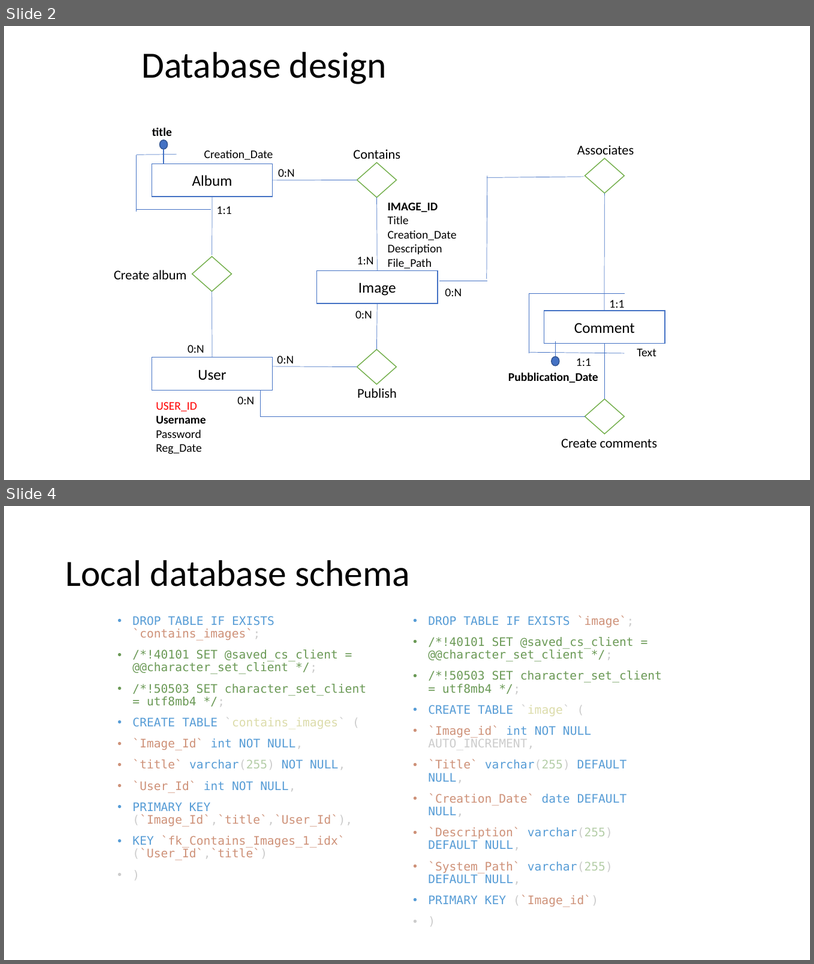
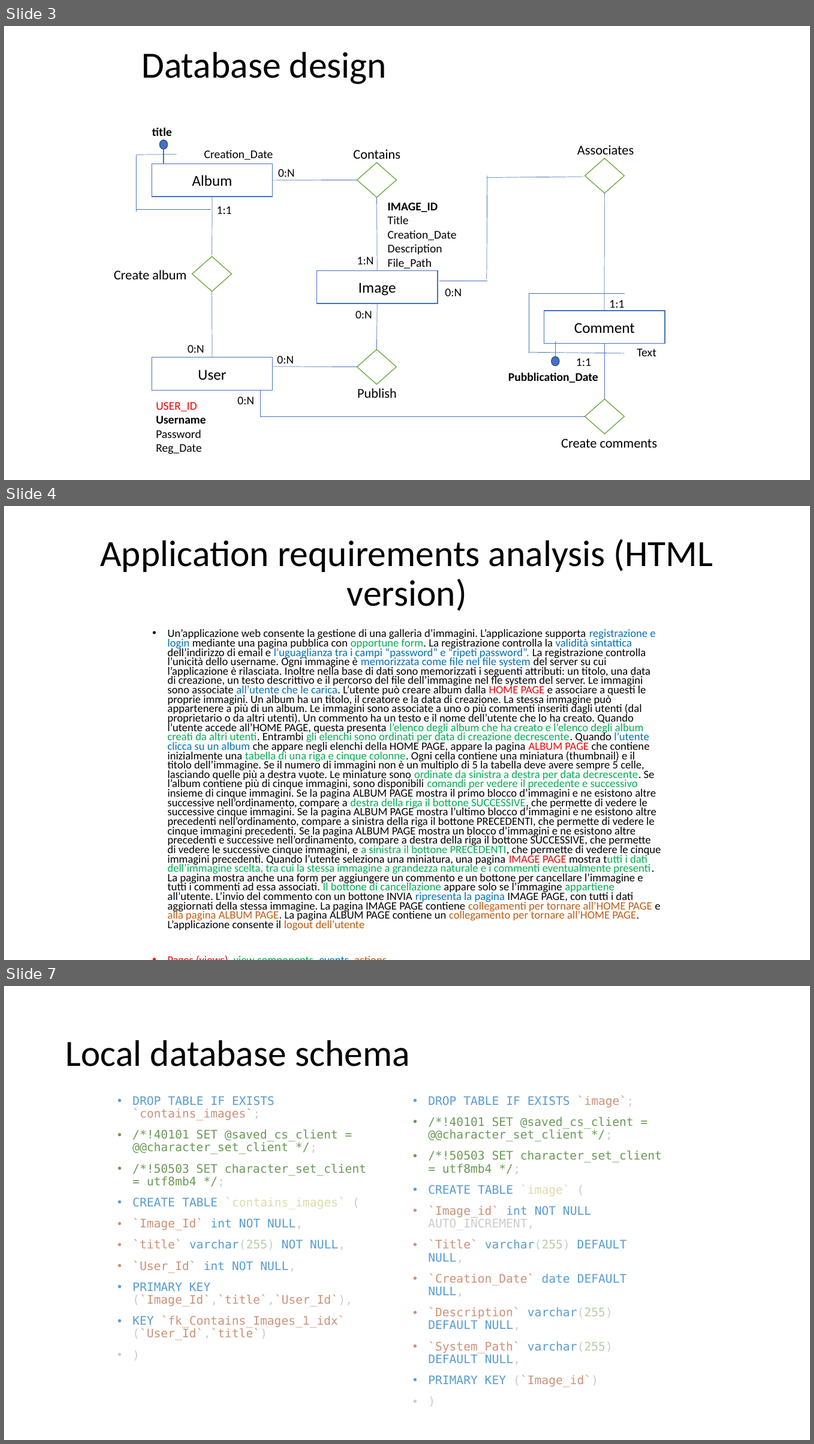
Before and after one commit to vittpall/ProgettoTIWJS, a slide deck: assets/progettazioneTIWJS.pptx. Shown one above the other, each under a label of ours: slides 2 and 4 before the commit, slides 3, 4 and 7 after it; the slides between them are not shown. The pictures are 814x964 and 814x1444 pixels, drawn with LibreOffice and Linux fonts; fonts in the diff are those of the drawing. Boxes give left, top, right and bottom in pixels: in the first picture for what was removed or moved away, otherwise in the second. Text is boxed around its words. In the diff, an @@ line names an element or a change of style, - is before the commit and + after.

```diff
--- a/assets/progettazioneTIWJS.pptx
+++ b/assets/progettazioneTIWJS.pptx
@@ slide 4 added at <box>4,506,810,960</box>, background #FFFFFF @@
@@ title added at <box>100,539,714,611</box>, 44 pt, text #000000 @@
+Application requirements analysis (HTML version)
@@ text added at <box>168,629,662,930</box>, 13.3 pt, text #000000 @@
+• Un’applicazione web consente la gestione di una galleria d’immagini. L’applicazione supporta registrazione e login mediante una pagina pubblica con opportune form. La registrazione controlla la validità sintattica dell’indirizzo di email e l’uguaglianza tra i campi “password” e “ripeti password”. La registrazione controlla l’unicità dello username. Ogni immagine è memorizzata come file nel file system del server su cui l’applicazione è rilasciata. Inoltre nella base di dati sono memorizzati i seguenti attributi: un titolo, una data di creazione, un testo descrittivo e il percorso del file dell’immagine nel fle system del server. Le immagini sono associate all’utente che le carica. L’utente può creare album dalla HOME PAGE e associare a questi le proprie immagini. Un album ha un titolo, il creatore e la data di creazione. La stessa immagine può appartenere a più di un album. Le immagini sono associate a uno o più commenti inseriti dagli utenti (dal proprietario o da altri utenti). Un commento ha un testo e il nome dell’utente che lo ha creato. Quando l’utente accede all’HOME PAGE, questa presenta l’elenco degli album che ha creato e l’elenco degli album creati da altri utenti. Entrambi gli elenchi sono ordinati per data di creazione decrescente. Quando l’utente clicca su un album che appare negli elenchi della HOME PAGE, appare la pagina ALBUM PAGE che contiene inizialmente una tabella di una riga e cinque colonne. Ogni cella contiene una miniatura (thumbnail) e il titolo dell’immagine. Se il numero di immagini non è un multiplo di 5 la tabella deve avere sempre 5 celle, lasciando quelle più a destra vuote. Le miniature sono ordinate da sinistra a destra per data decrescente. Se l’album contiene più di cinque immagini, sono disponibili comandi per vedere il precedente e successivo insieme di cinque immagini. Se la pagina ALBUM PAGE mostra il primo blocco d’immagini e ne esistono altre successive nell’ordinamento, compare a destra della riga il bottone SUCCESSIVE, che permette di vedere le successive cinque immagini. Se la pagina ALBUM PAGE mostra l’ultimo blocco d’immagini e ne esistono altre precedenti nell’ordinamento, compare a sinistra della riga il bottone PRECEDENTI, che permette di vedere le cinque immagini precedenti. Se la pagina ALBUM PAGE mostra un blocco d’immagini e ne esistono altre precedenti e successive nell’ordinamento, compare a destra della riga il bottone SUCCESSIVE, che permette di vedere le successive cinque immagini, e a sinistra il bottone PRECEDENTI, che permette di vedere le cinque immagini precedenti. Quando l’utente seleziona una miniatura, una pagina IMAGE PAGE mostra tutti i dati dell’immagine scelta, tra cui la stessa immagine a grandezza naturale e i commenti eventualmente presenti. La pagina mostra anche una form per aggiungere un commento e un bottone per cancellare l’immagine e tutti i commenti ad essa associati. Il bottone di cancellazione appare solo se l’immagine appartiene all’utente. L’invio del commento con un bottone INVIA ripresenta la pagina IMAGE PAGE, con tutti i dati aggiornati della stessa immagine. La pagina IMAGE PAGE contiene collegamenti per tornare all’HOME PAGE e alla pagina ALBUM PAGE. La pagina ALBUM PAGE contiene un collegamento per tornare all’HOME PAGE. L’applicazione consente il logout dell’utente
+• Pages (views), view components, events, actions
@@ what was slide 2 is now slide 3 @@
@@ what was slide 4 is now slide 7 @@
```
Also in this commit, not shown: 2 slides changed, 2 other slides added.
